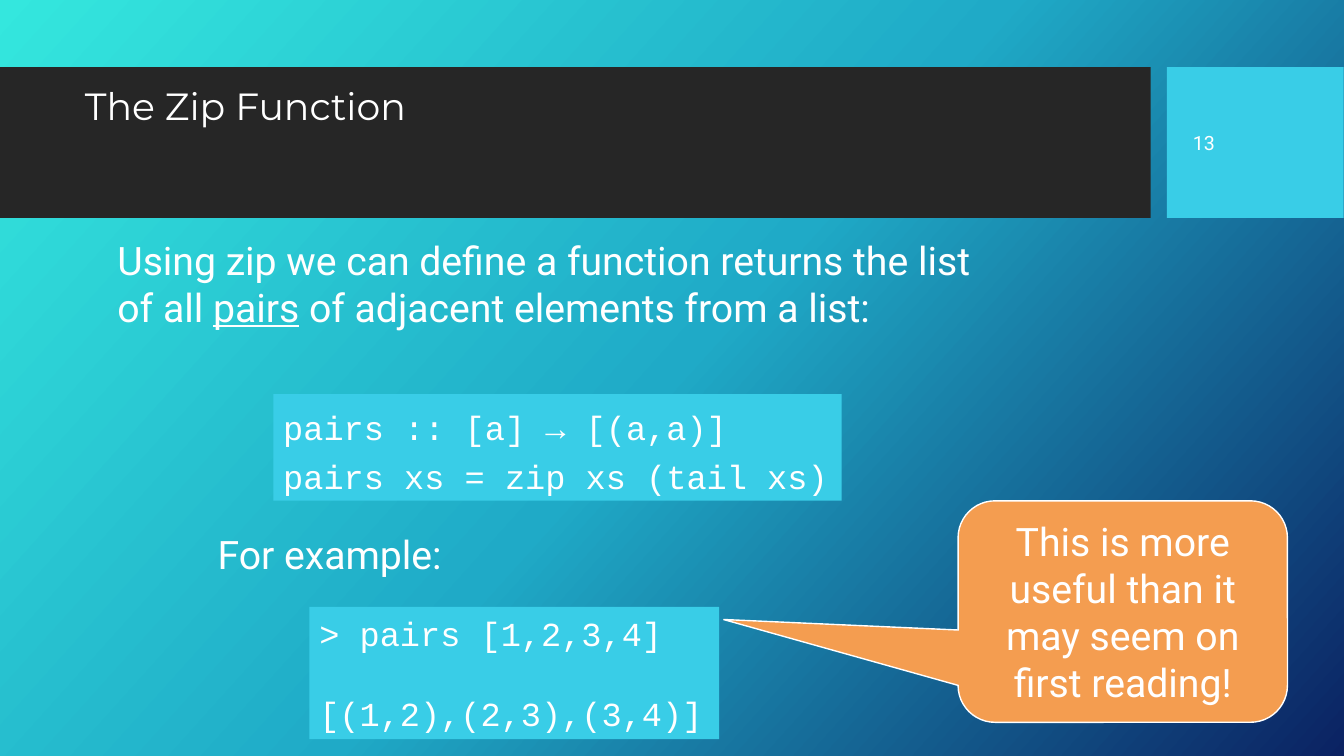
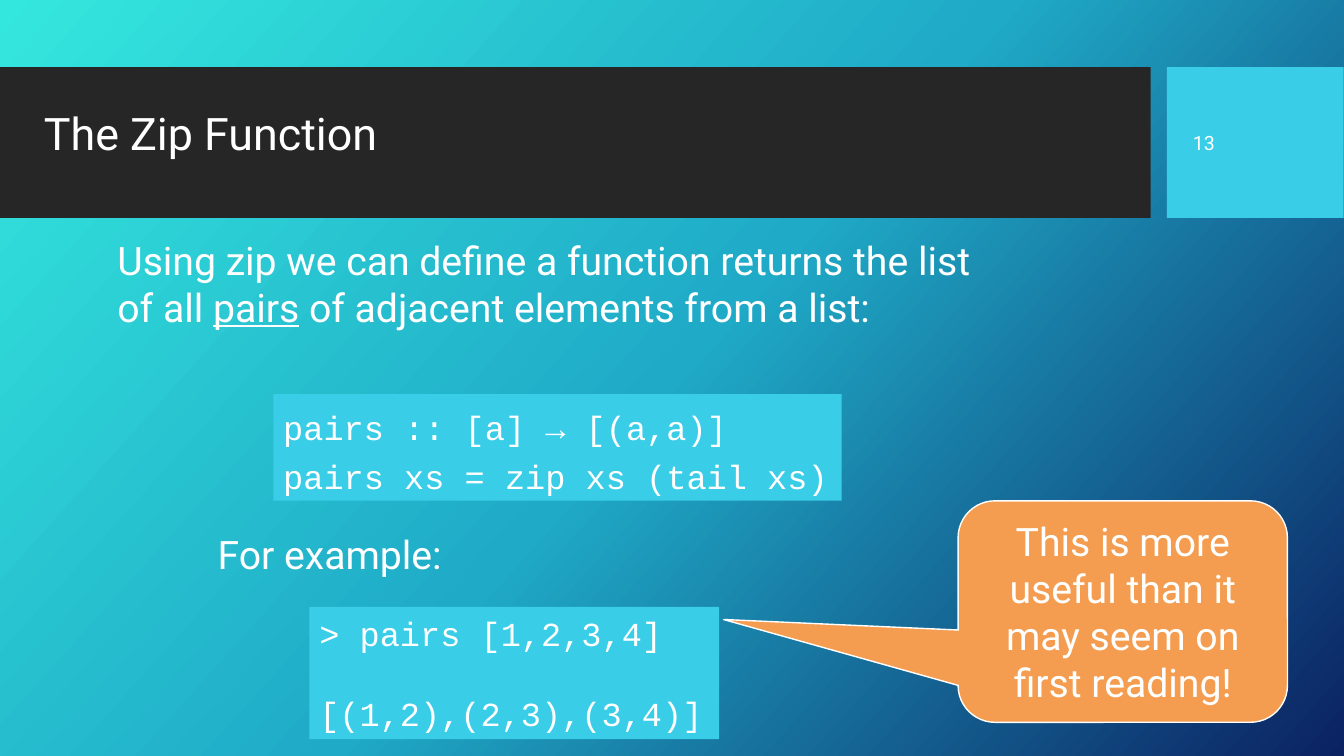
Before and after one commit to Fun-Prog-26/fun-prog-26, a slide deck: slide 14 of topic05-list-comprehensions/unit-05a-lectures/talk-1/a-list-comprehensions.pptx. Drawn at 1344x756 pixels with LibreOffice and Linux fonts; fonts in the diff are those of the drawing; background and template pictures are left out. Boxes give left, top, right and bottom in pixels: in the first picture for what was removed or moved away, otherwise in the second. Text is boxed around its words. In the diff, an @@ line names an element or a change of style, - is before the commit and + after.

```diff
--- a/topic05-list-comprehensions/unit-05a-lectures/talk-1/a-list-comprehensions.pptx
+++ b/topic05-list-comprehensions/unit-05a-lectures/talk-1/a-list-comprehensions.pptx
@@ text "The Zip Function": place and size @@
-text "The Zip Function" at [85,92,406,128]
+text "The Zip Function" at [44,116,377,159]
@@ text "The Zip Function" at [44,116,377,159]: size 27 to 32 pt, font Montserrat to Roboto @@
```
Also in this commit, not shown: 19 other slides changed, 17 other files.
